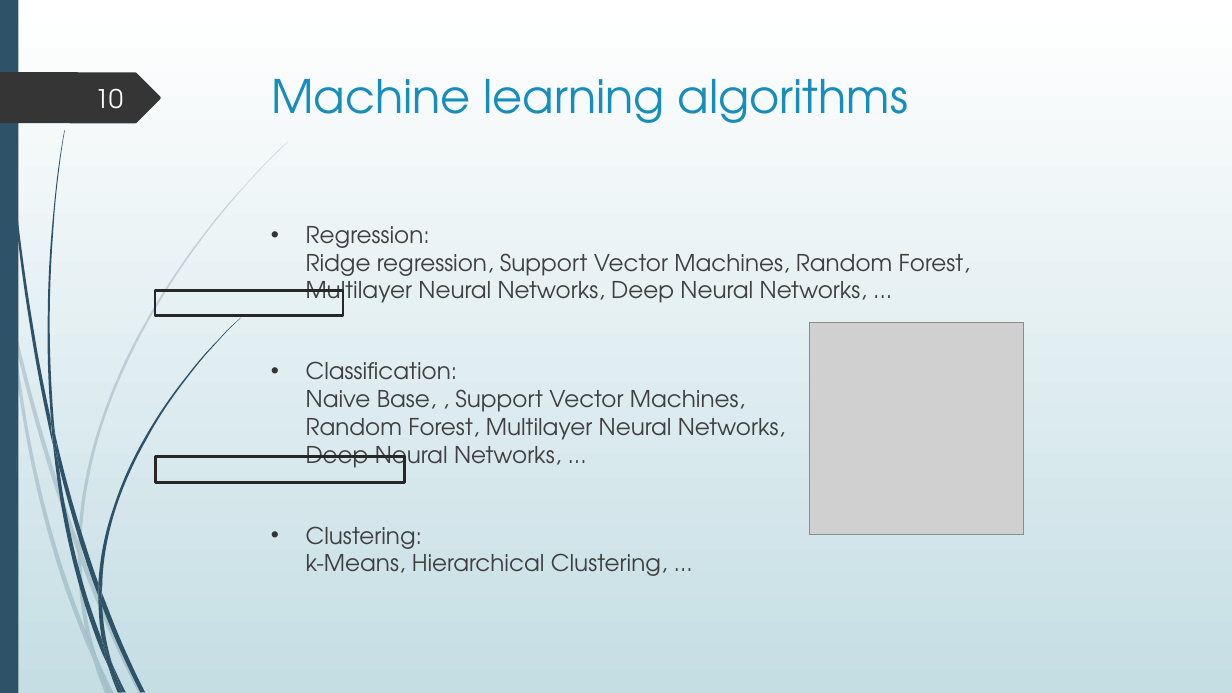
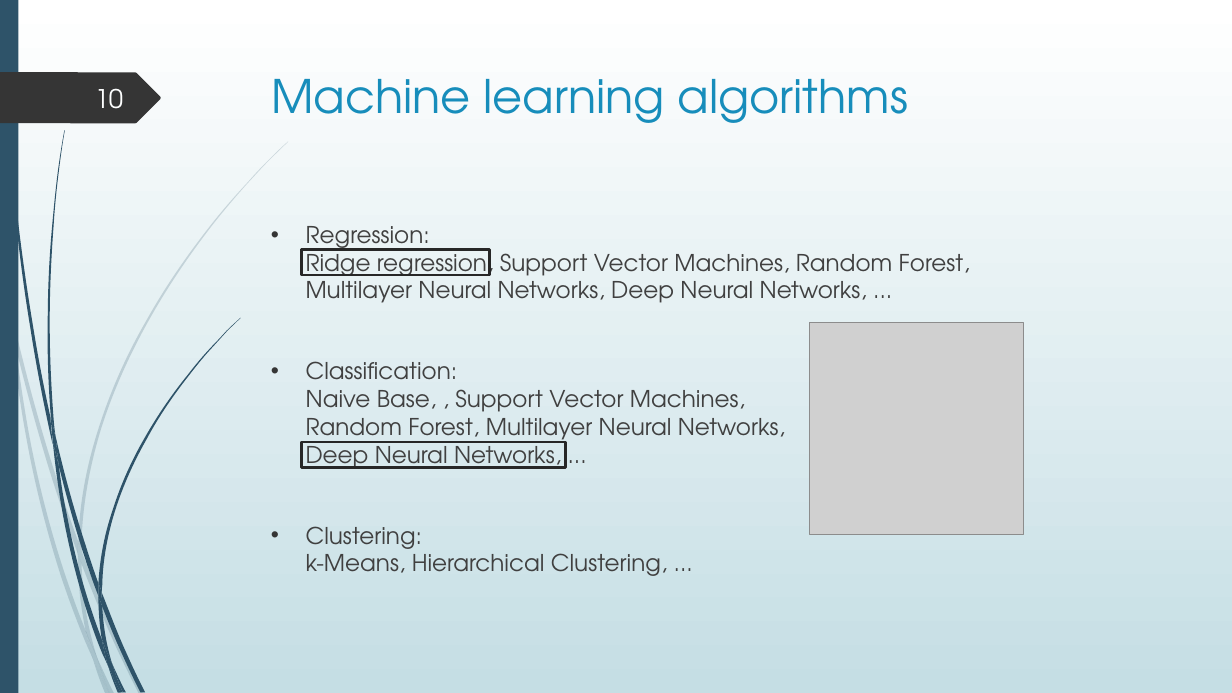
Before and after one commit to dimaskiddo/machine-learning, a slide deck: slide 10 of AI Presentation Mahir.pptx. Drawn at 1232x693 pixels with LibreOffice and Linux fonts; fonts in the diff are those of the drawing; grey boxes stand for pictures. Boxes give left, top, right and bottom in pixels: in the first picture for what was removed or moved away, otherwise in the second. Text is boxed around its words. In the diff, an @@ line names an element or a change of style, - is before the commit and + after.

```diff
--- a/AI Presentation Mahir.pptx
+++ b/AI Presentation Mahir.pptx
@@ rectangle: place and size @@
-rectangle at <box>155,290,343,316</box>
+rectangle at <box>301,250,489,275</box>
@@ rectangle: place and size @@
-rectangle at <box>155,457,405,482</box>
+rectangle at <box>301,442,566,468</box>
```
Also in this commit, not shown: 3 other slides changed, 1 slide added, 1 other file.
